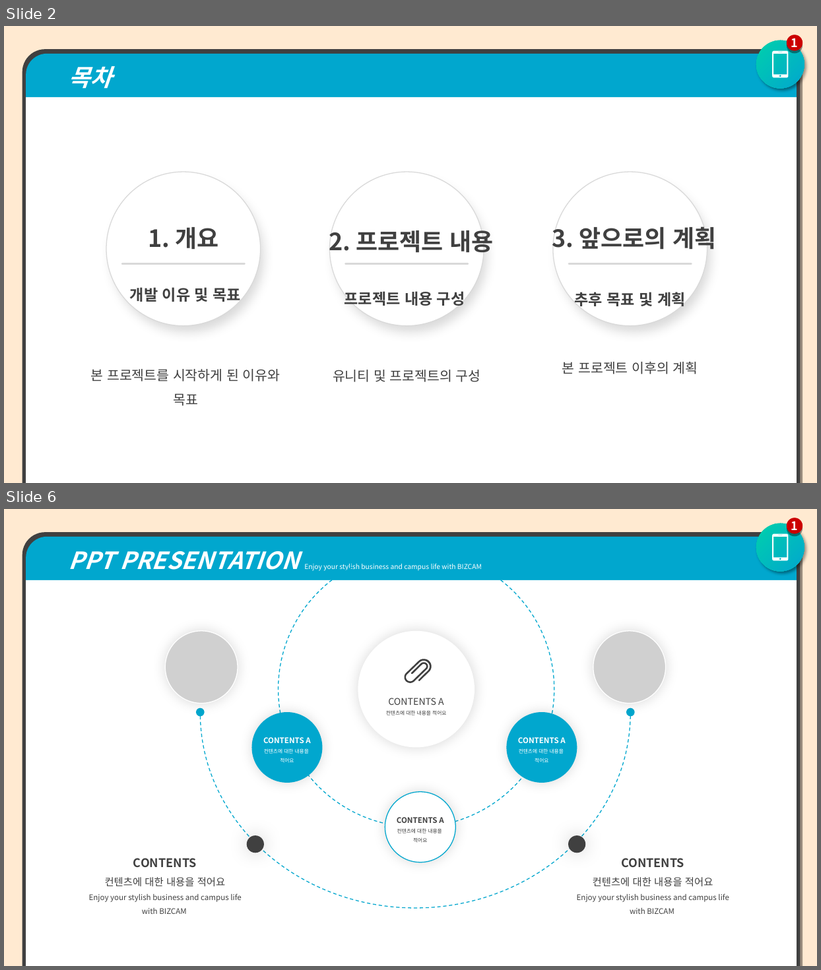
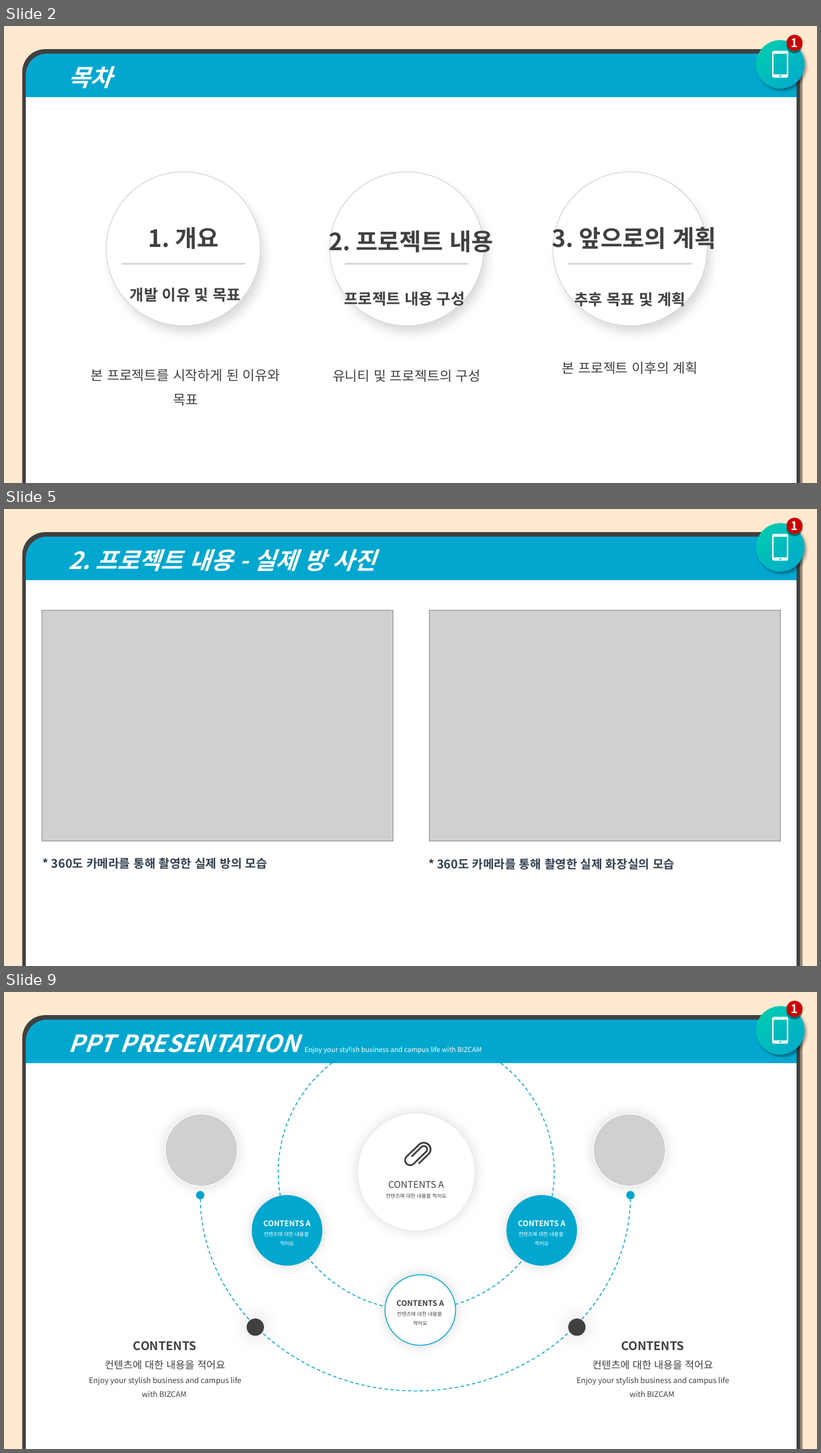
Before and after one commit to jangho1016/2022_1_CapstoneDesign, a slide deck: Final Assignments/파라노이드 팀 발표용 PPT.pptx. Shown one above the other, each under a label of ours: slides 2 and 6 before the commit, slides 2, 5 and 9 after it; the slides between them are not shown. The pictures are 821x970 and 821x1453 pixels, drawn with LibreOffice and Linux fonts; fonts in the diff are those of the drawing; grey boxes stand for pictures. Boxes give left, top, right and bottom in pixels: in the first picture for what was removed or moved away, otherwise in the second. Text is boxed around its words. In the diff, an @@ line names an element or a change of style, - is before the commit and + after.

```diff
--- a/Final Assignments/파라노이드 팀 발표용 PPT.pptx
+++ b/Final Assignments/파라노이드 팀 발표용 PPT.pptx
@@ slide 5 added at box(4, 509, 817, 966), background #FFEAD1 @@
@@ ellipse added at box(757, 524, 805, 572), fill gradient #01A7CE to #00D0AC @@
@@ ellipse added at box(787, 518, 803, 533), fill #CC0000, 14 pt, text #FFFFFF, bold @@
+1
@@ round same rect added at box(22, 532, 801, 966), fill #404040 @@
@@ round same rect added at box(26, 537, 797, 966), fill #01A7CE, 28 pt, text #FFFFFF, bold, italic @@
+  2. 프로젝트 내용 - 실제 방 사진
@@ freeform shape added at box(773, 534, 789, 561), fill #FFFFFF @@
@@ rectangle added at box(26, 580, 797, 966), fill #FFFFFF @@
@@ picture added at box(42, 610, 393, 842) @@
@@ picture added at box(429, 610, 781, 842) @@
@@ text added at box(52, 858, 267, 869), 14 pt, text #333F50, bold @@
+* 360도 카메라를 통해 촬영한 실제 방의 모습
@@ text added at box(437, 859, 675, 870), 14 pt, text #333F50, bold @@
+* 360도 카메라를 통해 촬영한 실제 화장실의 모습
@@ what was slide 6 is now slide 9 @@
```
Also in this commit, not shown: 1 slide changed, 4 other slides added, 2 slides removed, 1 other file.
